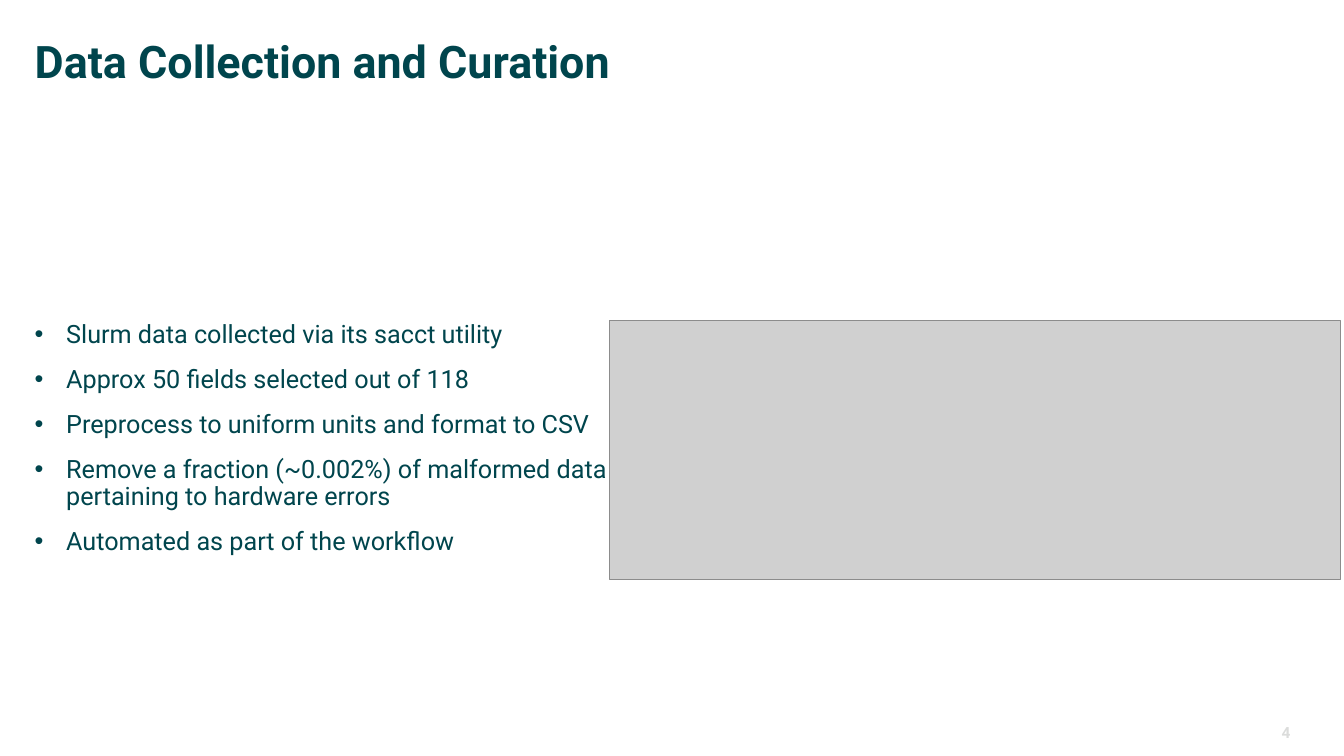
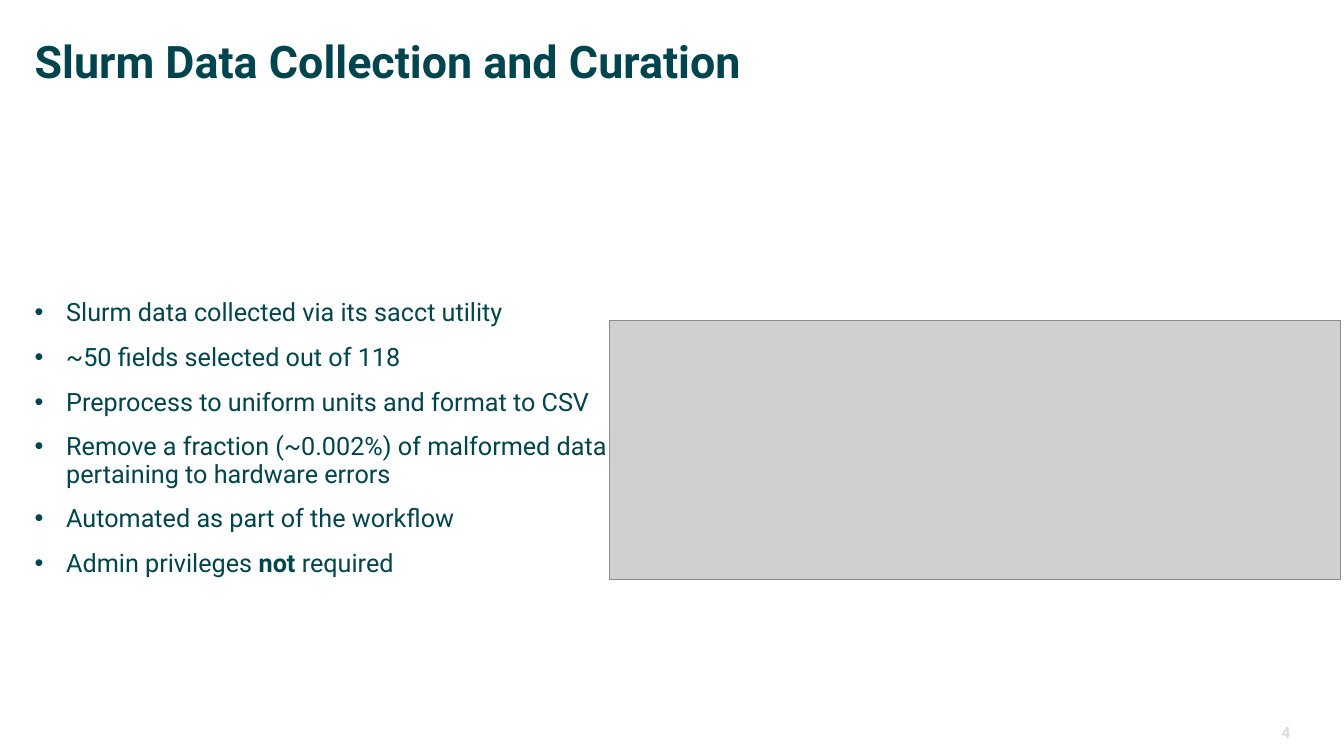
Before and after one commit to ketancmaheshwari/urgent-computing-sched, a slide deck: slide 4 of wisdom-pres.pptx. Drawn at 1344x756 pixels with LibreOffice and Linux fonts; fonts in the diff are those of the drawing; grey boxes stand for pictures; background and template pictures are left out. Boxes give left, top, right and bottom in pixels: in the first picture for what was removed or moved away, otherwise in the second. Text is boxed around its words. In the diff, an @@ line names an element or a change of style, - is before the commit and + after.

```diff
--- a/wisdom-pres.pptx
+++ b/wisdom-pres.pptx
@@ title at box(35, 44, 741, 79): text changed @@
-Data Collection and Curation
+Slurm Data Collection and Curation
@@ text at box(66, 347, 400, 367): text changed @@
-• Approx 50 fields selected out of 118
+• ~50 fields selected out of 118
@@ text at box(66, 553, 394, 578): paragraph added @@
+• Admin privileges not required
```
Also in this commit, not shown: 8 other slides changed.
